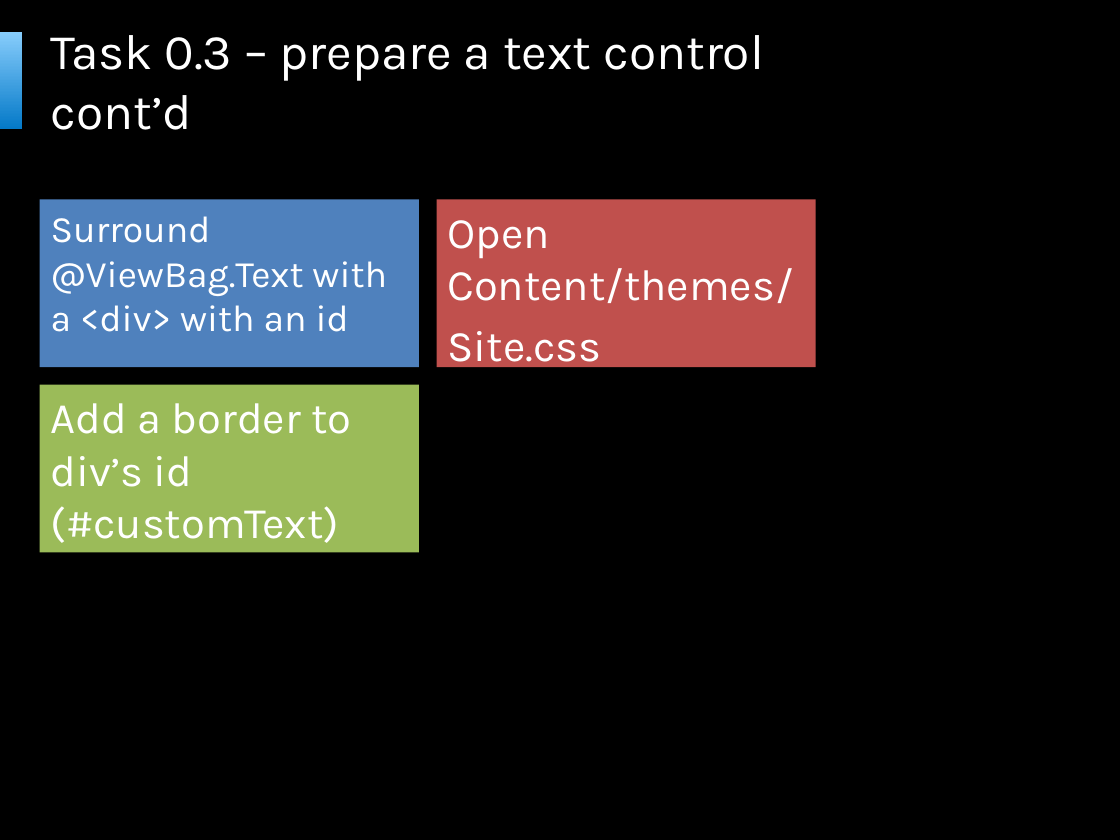
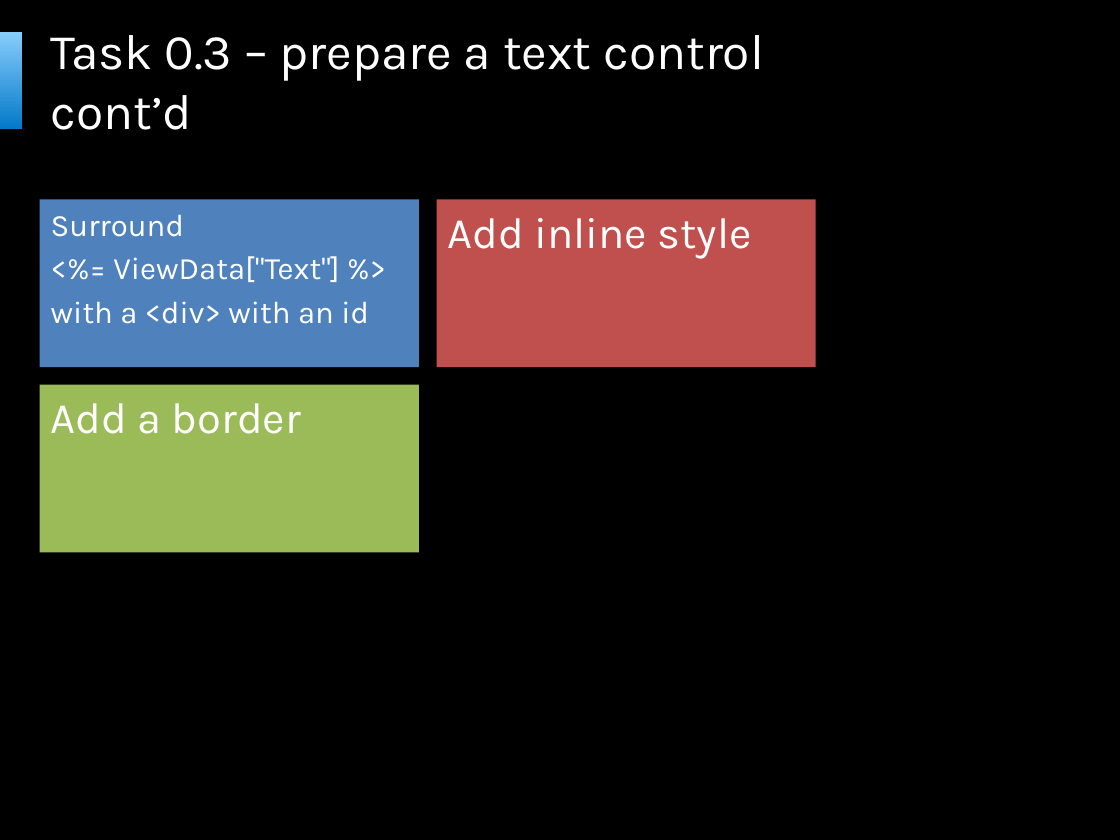
Before and after one commit to bartekwasielak/Presentation, a slide deck: slide 23 of Programming Made Easy.pptx (slide 24 before the commit). Drawn at 1120x840 pixels with LibreOffice and Linux fonts; fonts in the diff are those of the drawing; background and template pictures are left out. Boxes give left, top, right and bottom in pixels: in the first picture for what was removed or moved away, otherwise in the second. Text is boxed around its words. In the diff, an @@ line names an element or a change of style, - is before the commit and + after.

```diff
--- a/Programming Made Easy.pptx
+++ b/Programming Made Easy.pptx
@@ text at [51,215,369,324]: text changed; size 24 to 20 pt @@
-Surround @ViewBag.Text with a <div> with an id
+Surround
+<%= ViewData["Text"] %>
+with a <div> with an id
@@ text at [448,218,752,259]: text changed @@
-Open Content/themes/
-Site.css
+Add inline style
@@ text at [51,403,301,434]: text changed @@
-Add a border to div’s id (#customText)
+Add a border
```
Also in this commit, not shown: 12 other slides changed, 1 slide added, 1 slide removed, 1 other file.
